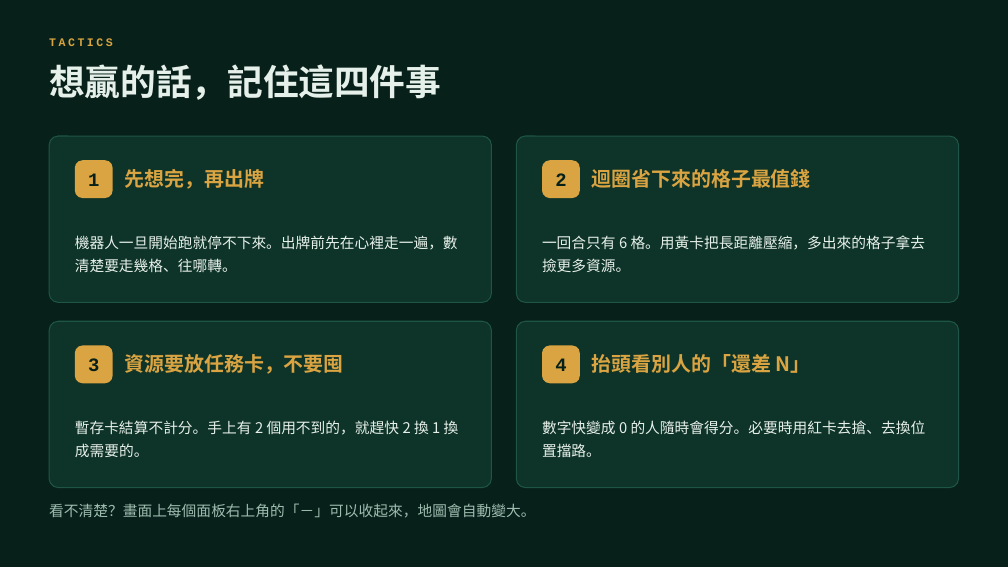
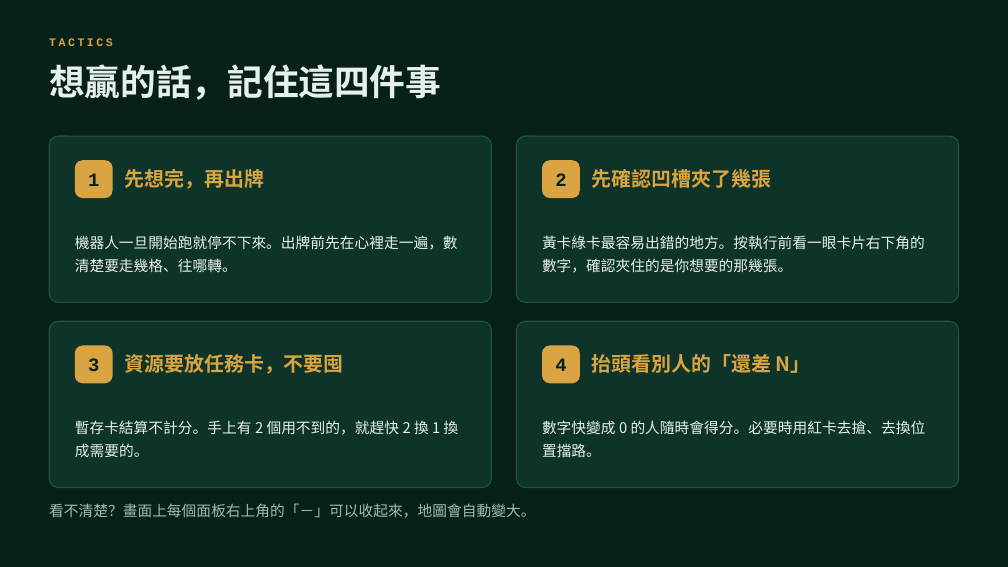
Before and after one commit to jack1214w/robot-city, a slide deck: slide 12 of 機器人蓋城市-遊戲規則.pptx. Drawn at 1008x567 pixels with LibreOffice and Linux fonts; fonts in the diff are those of the drawing. Boxes give left, top, right and bottom in pixels: in the first picture for what was removed or moved away, otherwise in the second. Text is boxed around its words. In the diff, an @@ line names an element or a change of style, - is before the commit and + after.

```diff
--- a/機器人蓋城市-遊戲規則.pptx
+++ b/機器人蓋城市-遊戲規則.pptx
@@ text at box(592, 169, 771, 188): text changed @@
-迴圈省下來的格子最值錢
+先確認凹槽夾了幾張
@@ text at box(542, 235, 925, 273): text changed @@
-一回合只有 6 格。用黃卡把長距離壓縮，多出來的格子拿去撿更多資源。
+黃卡綠卡最容易出錯的地方。按執行前看一眼卡片右下角的數字，確認夾住的是你想要的那幾張。
```
Also in this commit, not shown: 3 other slides changed, 1 slide added, 1 slide removed.
